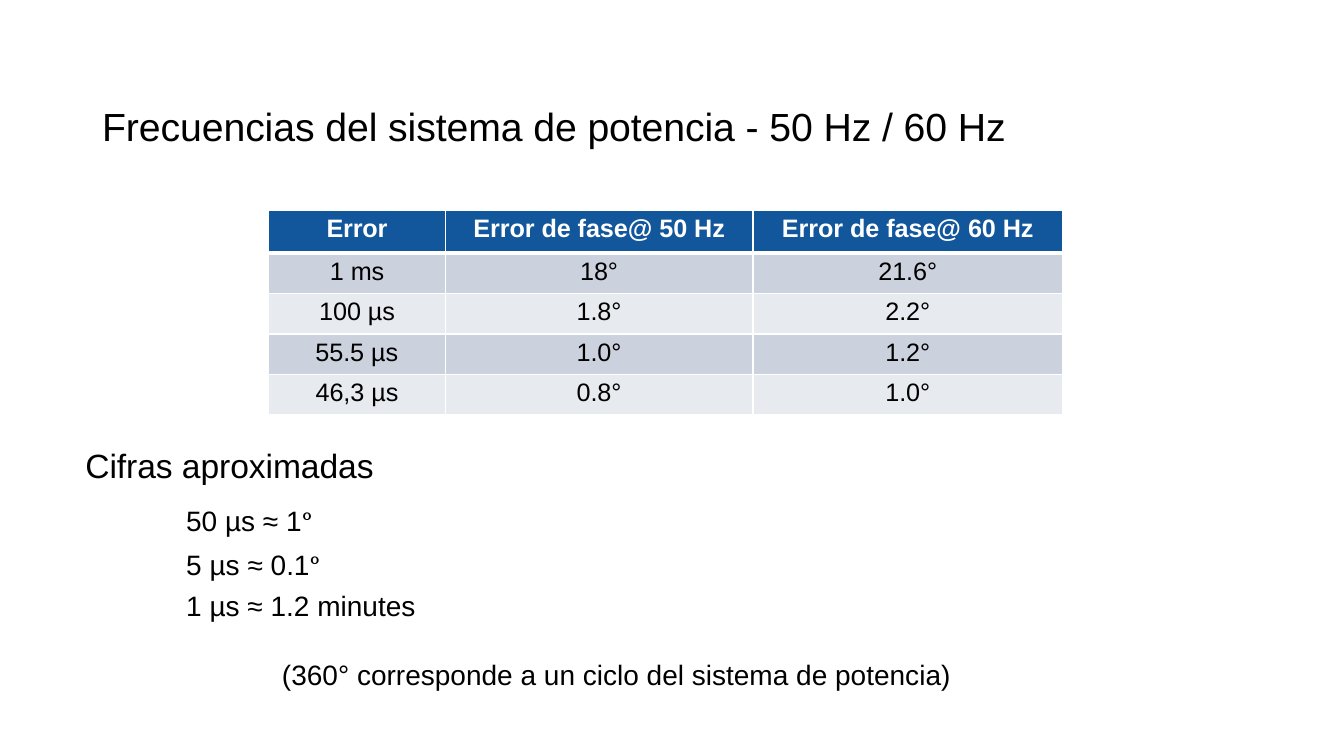
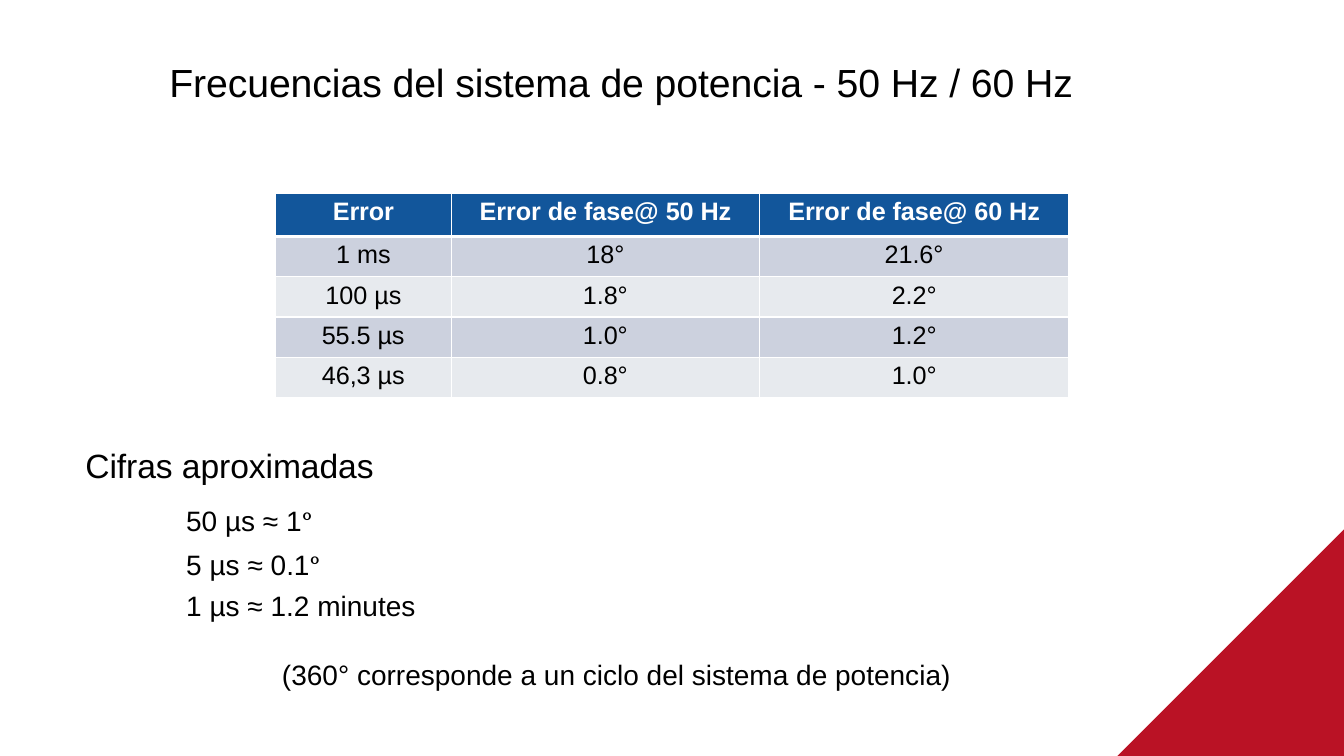
Before and after one commit to SiwaNetwork/QUANTUM, a slide deck: slide 3 of Time-Card/ДОКУМЕНТЫ/МАТЕРИАЛ СТАТЬИ/Применение в энергетике испанский.pptx. Drawn at 1344x756 pixels with LibreOffice and Linux fonts; fonts in the diff are those of the drawing. Boxes give left, top, right and bottom in pixels: in the first picture for what was removed or moved away, otherwise in the second. Text is boxed around its words. In the diff, an @@ line names an element or a change of style, - is before the commit and + after.

```diff
--- a/Time-Card/ДОКУМЕНТЫ/МАТЕРИАЛ СТАТЬИ/Применение в энергетике испанский.pptx
+++ b/Time-Card/ДОКУМЕНТЫ/МАТЕРИАЛ СТАТЬИ/Применение в энергетике испанский.pptx
@@ text "Frecuencias del sistema de potencia ...": place and size @@
-text "Frecuencias del sistema de potencia ..." at box(102, 112, 1006, 149)
+text "Frecuencias del sistema de potencia ..." at box(169, 68, 1073, 105)
@@ table: place and size @@
-table at box(269, 210, 1063, 414)
+table at box(275, 194, 1069, 398)
@@ freeform shape added at box(1117, 529, 1344, 756), fill #BA1225 @@
```
Also in this commit, not shown: 16 other slides changed, 4 other files.
